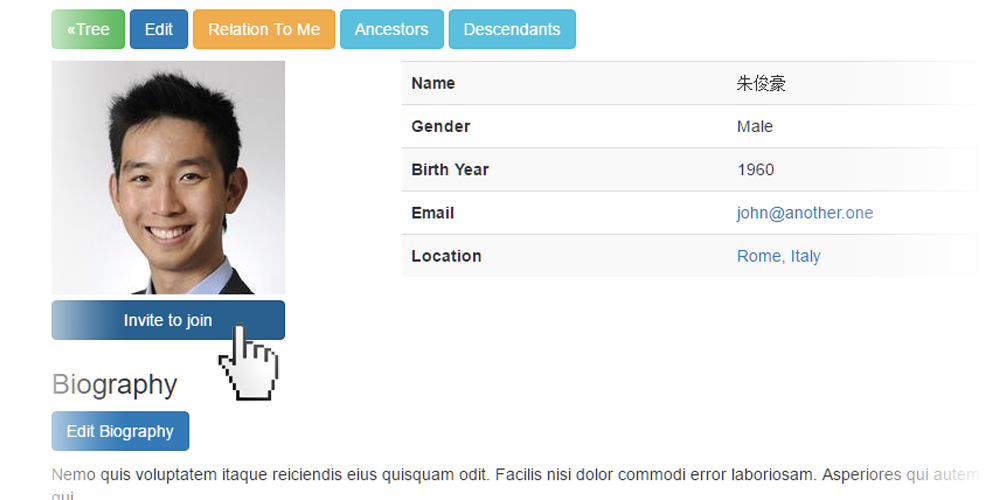
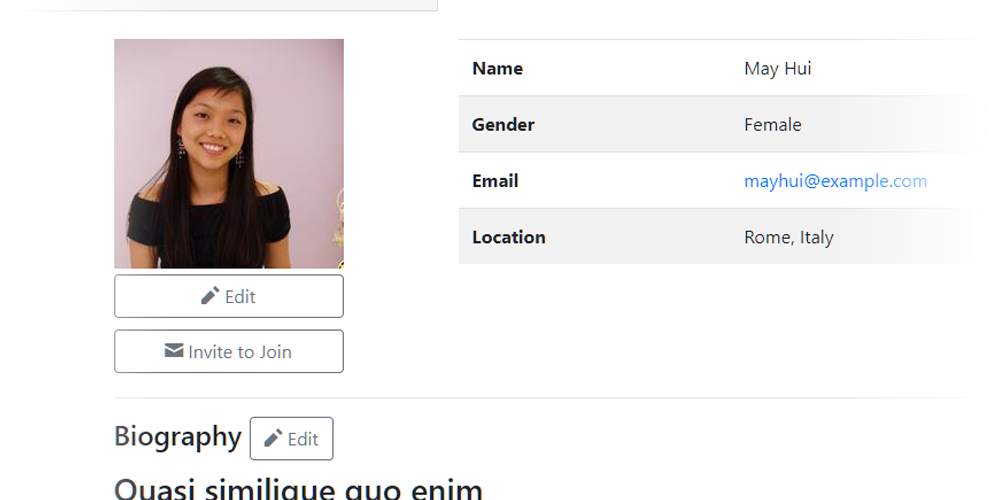
Comparing the layer stacks of the two 1000px x 500px images. Changes:
hid "Layer 2 copy" over [20, 0, 980, 500]
added layer "Layer 4" above "Layer 3" over [20, 0, 980, 500]
